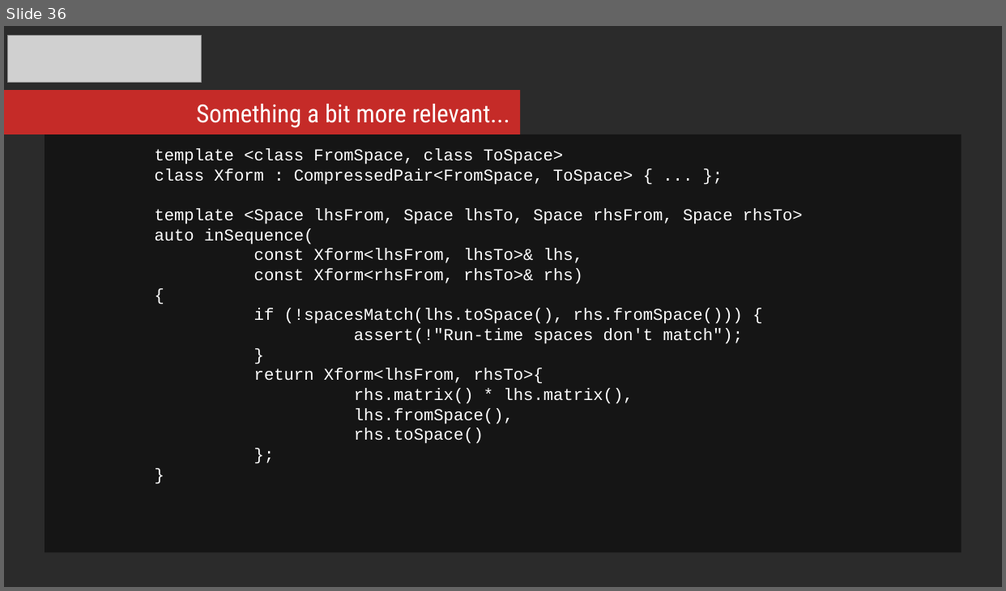
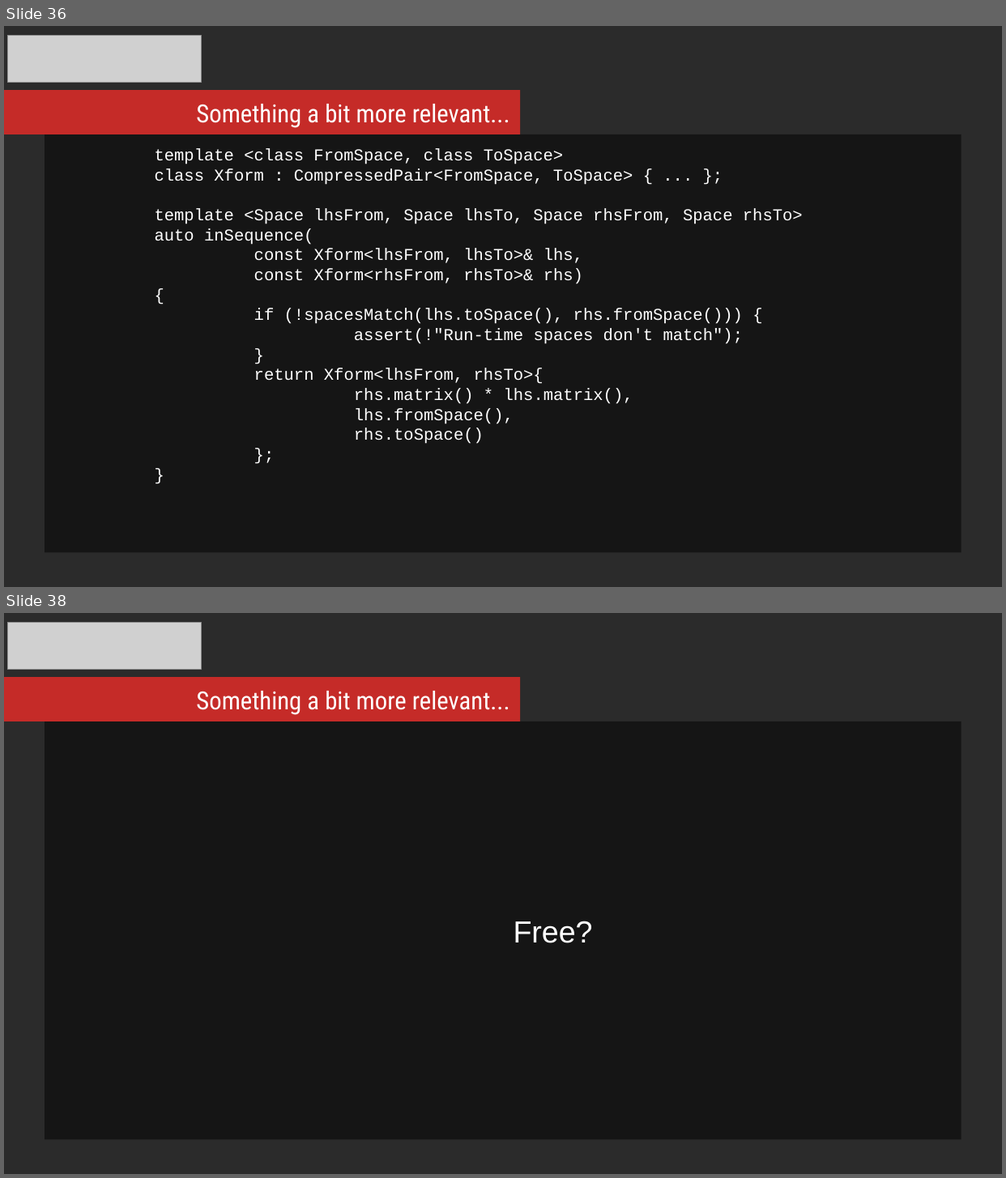
Before and after one commit to mikosz/type-safety, a slide deck: ask-not-what-you-can-do-for-the-compiler.odp. Shown one above the other, each under a label of ours: slide 36 before the commit, slides 36 and 38 after it; the slides between them are not shown. The pictures are 1006x591 and 1006x1178 pixels, drawn with LibreOffice and Linux fonts; fonts in the diff are those of the drawing; grey boxes stand for pictures; background and template pictures are left out; a plain dark background stands for a picture behind light text. Boxes give left, top, right and bottom in pixels: in the first picture for what was removed or moved away, otherwise in the second. Text is boxed around its words. In the diff, an @@ line names an element or a change of style, - is before the commit and + after.

```diff
--- a/ask-not-what-you-can-do-for-the-compiler.odp
+++ b/ask-not-what-you-can-do-for-the-compiler.odp
@@ slide 38 added at box(4, 613, 1002, 1174), background picture (left out) @@
@@ picture added at box(8, 622, 202, 669) @@
@@ rectangle added at box(4, 677, 520, 721), fill #C52B28 @@
@@ text added at box(196, 691, 510, 715), 18 pt, text #FFFFFF @@
+Something a bit more relevant...
@@ rectangle added at box(45, 722, 961, 1139), fill #000000 at 51% opacity, 22 pt, text #FFFFFF @@
+Free?
```
Also in this commit, not shown: 3 other slides added, 16 other files.
